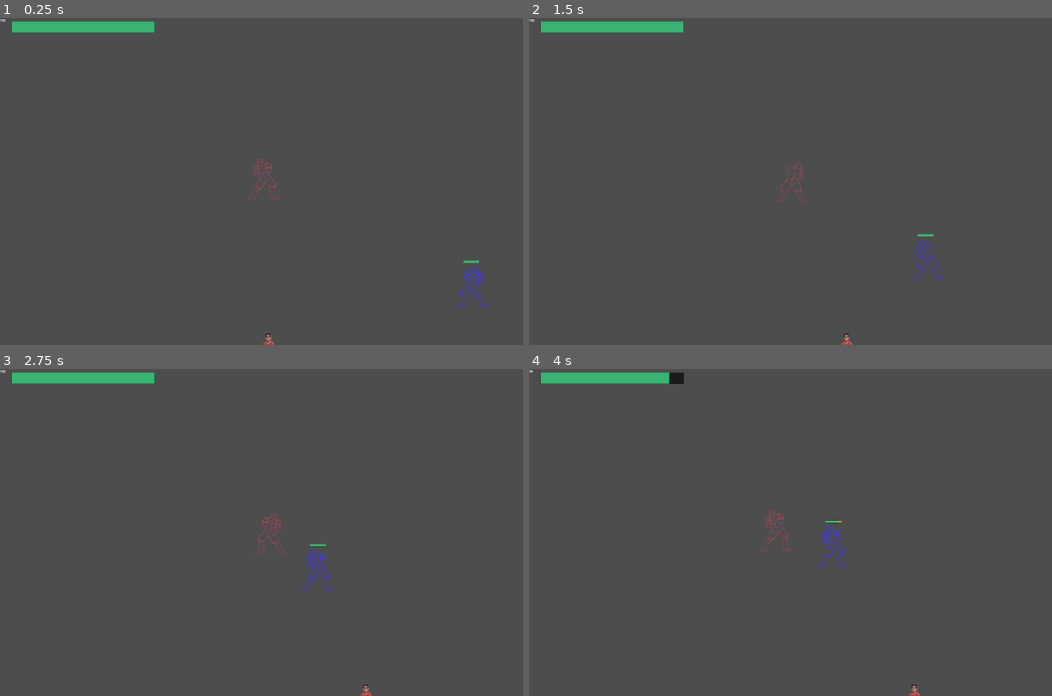
Above: before the commit, frames 1-4 (two rows, left to right).
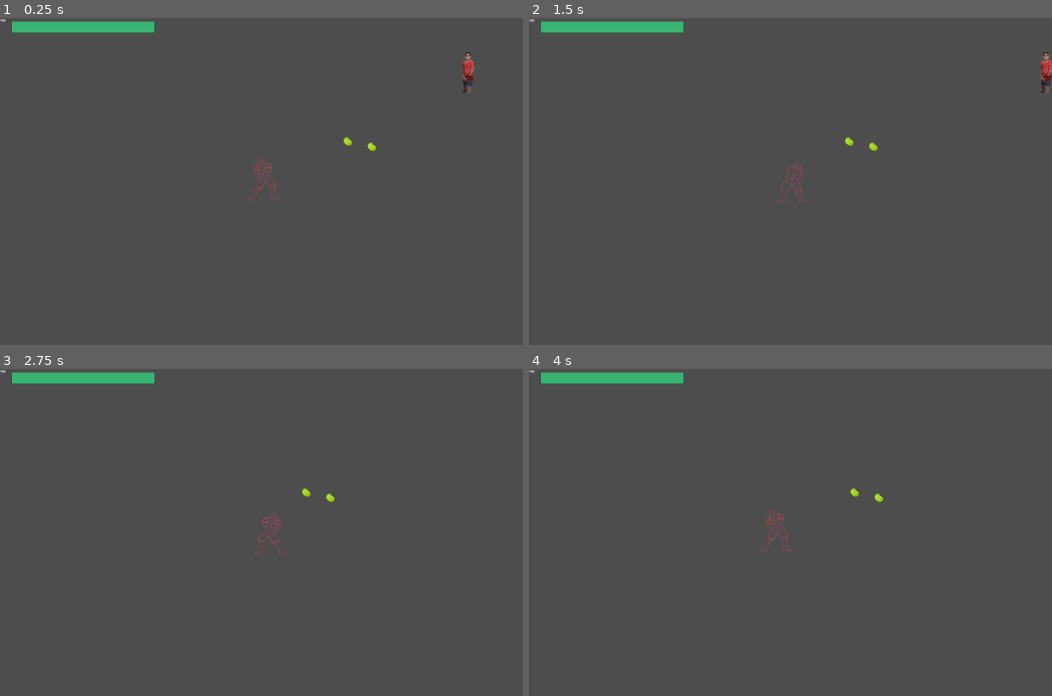
Above: after the commit, the same moments.

Repository: SanudaRanawaka/topdown
Game: Godot game, scene res://Levels/test_level.tscn
The game is run twice, just before and just after one commit, with the same random seed, the same clock (stepped at 60 frames per second) and the same inputs.
Inputs (mouse positions are in pixels of both pictures, inside the frame that each line leads up to):
- Up to frame 1 (0.25 s): no input
- Up to frame 2 (1.5 s): tap Enter (ui_accept) at 0.5, 0.77 s; move the mouse to (905, 165) at 0.52 s; hold D (move_right) 0.53-1.25 s; hold C (interact) 0.53-1.25 s; click (905, 165) at 0.67 s; drag from (685, 197) to (821, 174) at 1.27 s
- Up to frame 3 (2.75 s): move the mouse to (313, 460) at 2.02 s; hold D (move_right) from 2.03 s (still down); hold C (interact) from 2.03 s (still down); click (313, 460) at 2.1 s
- Up to frame 4 (4 s): release D (move_right) at 2.75 s; release C (interact) at 2.75 s; drag from (764, 597) to (806, 535) at 2.77 s; move the mouse to (947, 581) at 3.52 s; hold A (move_left) from 3.53 s (still down); hold C (interact) from 3.53 s (still down); tap Enter (ui_accept) at 3.77 s

The runs differ from the first frame. In frame 1, 0.5% of the frame differs, in the area x 48-94%, y 10-100%; in frame 2, 0.5%; in frame 3, 0.3%; in frame 4, 0.4%.

Commit message:
correctly highlights one interactble so far only tested for items

Diff:
--- a/Characters/InteractDetect.gd
+++ b/Characters/InteractDetect.gd
@@ -2,7 +2,8 @@
 var interact_list = []
 
 # CAN HAVE THIS DISABLED UNTIL PRESSED , BUT IF WE ALWAYS HAVE ACTIVE WE CAN MAKE TEXT APPEAR TO INTERACT AND STUFF
-signal interact_available(amount, knockback)
+
+signal no_interact
 
 
 func _on_area_entered(area):
@@ -12,3 +13,5 @@
 	var i = interact_list.find(area)
 	if i >=0:
 		interact_list.remove_at(i)
+	if interact_list.size() < 1:
+		emit_signal("no_interact")
--- /dev/null
+++ b/Characters/npc_gen.tscn
@@ -0,0 +1,30 @@
+[gd_scene load_steps=5 format=3 uid="uid://cb7hd0rjap887"]
+
+[ext_resource type="Script" path="res://NPC_gen.gd" id="1_4g0bm"]
+[ext_resource type="Texture2D" uid="uid://b2kft2qbmsfgh" path="res://Assets/WaRunStand1.png" id="2_gyl7q"]
+[ext_resource type="PackedScene" uid="uid://bqeh5nirfa15c" path="res://Characters/Utilities/hurtbox.tscn" id="3_te3q6"]
+
+[sub_resource type="RectangleShape2D" id="RectangleShape2D_ap274"]
+
+[node name="NPC_Gen" type="CharacterBody2D"]
+script = ExtResource("1_4g0bm")
+
+[node name="Sprite2D" type="Sprite2D" parent="."]
+texture = ExtResource("2_gyl7q")
+
+[node name="Timer" type="Timer" parent="."]
+
+[node name="Hurtbox" parent="." instance=ExtResource("3_te3q6")]
+position = Vector2(-93, -40)
+
+[node name="CollisionShape2D" type="CollisionShape2D" parent="."]
+scale = Vector2(10, 10)
+shape = SubResource("RectangleShape2D_ap274")
+
+[node name="Label" type="Label" parent="."]
+offset_left = -66.0
+offset_top = -573.0
+offset_right = 82.0
+offset_bottom = -461.0
+theme_override_font_sizes/font_size = 74
+text = "Talk"
--- a/Characters/player.gd
+++ b/Characters/player.gd
@@ -26,6 +26,7 @@
 var is_attacking = false
 var knockback_direction = Vector2.ZERO
 var knockback = Vector2.ZERO
+var nearest_item_test = null
 #---Variables End---#
 @onready var respawn_timer = $respawn
 @onready var input_dir = Vector2.ZERO
@@ -177,14 +178,23 @@
 	print("player activate chat")
 
 func highlight_interact():
-	if interact_detect.interact_list.size() < 1:
-		print("-1")
-	else:
-		var nearest_item = null
-		var item_dist = 4096
-		var item_dist_new = 4096
-		for i in interact_detect.interact_list:
-			item_dist_new = (i.get_parent().position - self.position).length()
-			if item_dist_new <= item_dist and item_dist_new > 0:
-				nearest_item = i
-		print(nearest_item)
+	var nearest_item = null
+	var item_dist = 4096
+	var item_dist_new = 4096
+	for i in interact_detect.interact_list:
+		item_dist_new = (i.get_parent().position - self.position).length()
+		if item_dist_new <= item_dist:
+			#if nearest_item != null:
+				#nearest_item.call_highlight(false)
+			nearest_item = i
+			#nearest_item.call_highlight(true)
+			if nearest_item != nearest_item_test and nearest_item_test != null :
+				nearest_item_test.call_highlight(false)
+	nearest_item_test = nearest_item
+	nearest_item_test.call_highlight(true)
+
+
+
+func _on_interact_detect_no_interact():
+	nearest_item_test.call_highlight(false)
+	nearest_item_test = null
--- a/Characters/player.tscn
+++ b/Characters/player.tscn
@@ -1178,3 +1178,4 @@
 [connection signal="took_damage" from="Hurtbox" to="." method="_on_hurtbox_took_damage"]
 [connection signal="area_entered" from="InteractDetect" to="InteractDetect" method="_on_area_entered"]
 [connection signal="area_exited" from="InteractDetect" to="InteractDetect" method="_on_area_exited"]
+[connection signal="no_interact" from="InteractDetect" to="." method="_on_interact_detect_no_interact"]
--- /dev/null
+++ b/Items/interactable_area.gd
@@ -0,0 +1,9 @@
+extends Area2D
+signal become_highlighted(indicator)
+
+# Called when the node enters the scene tree for the first time.
+
+
+# Called every frame. 'delta' is the elapsed time since the previous frame.
+func call_highlight(indicator):
+	emit_signal("become_highlighted", indicator)
--- a/Items/itemdrop.gd
+++ b/Items/itemdrop.gd
@@ -1,6 +1,13 @@
 extends CharacterBody2D
+@onready var sprite_2d = $Sprite2D
 
 var item_name
 
 func _ready():
 	item_name = "Senzu Bean"
+
+func _on_area_2d_become_highlighted(indicator):
+	if indicator:
+		sprite_2d.texture = load("res://Assets/item_icons/senzubeanH.png")
+	else:
+		sprite_2d.texture = load("res://Assets/item_icons/senzubean.png")
--- a/Items/itemdrop.tscn
+++ b/Items/itemdrop.tscn
@@ -1,7 +1,8 @@
-[gd_scene load_steps=5 format=3 uid="uid://ddhfoig5hd3sc"]
+[gd_scene load_steps=6 format=3 uid="uid://ddhfoig5hd3sc"]
 
 [ext_resource type="Script" path="res://Items/itemdrop.gd" id="1_0s55l"]
 [ext_resource type="Texture2D" uid="uid://cdec1tgfb1sja" path="res://Assets/item_icons/senzubean.png" id="1_l7d0c"]
+[ext_resource type="Script" path="res://Items/interactable_area.gd" id="3_0gn2b"]
 
 [sub_resource type="RectangleShape2D" id="RectangleShape2D_6my8q"]
 size = Vector2(13, 13.8333)
@@ -23,7 +24,10 @@
 [node name="Area2D" type="Area2D" parent="."]
 collision_layer = 4
 collision_mask = 0
+script = ExtResource("3_0gn2b")
 
 [node name="CollisionShape2D" type="CollisionShape2D" parent="Area2D"]
 scale = Vector2(3, 3)
 shape = SubResource("RectangleShape2D_vc7fi")
+
+[connection signal="become_highlighted" from="Area2D" to="." method="_on_area_2d_become_highlighted"]
--- a/Levels/test_level.tscn
+++ b/Levels/test_level.tscn
@@ -16,6 +16,7 @@
 
 [node name="Player" parent="." instance=ExtResource("1_xfni2")]
 z_index = 2
+position = Vector2(-966, 1373)
 
 [node name="Enemy" parent="." instance=ExtResource("2_hsetq")]
 z_index = 1
@@ -26,7 +27,7 @@
 
 [node name="NPC" parent="." instance=ExtResource("6_7dl6h")]
 z_index = 1
-position = Vector2(-44, 840)
+position = Vector2(-33, 837)
 
 [node name="Card" parent="." instance=ExtResource("7_ghcf8")]
 z_index = 1
--- /dev/null
+++ b/NPC_gen.gd
@@ -0,0 +1,73 @@
+extends CharacterBody2D
+
+@onready var timer = $Timer
+@onready var label = $Label
+
+const SPEED = 300.0
+var current_state = MOVE
+
+var direction = Vector2.RIGHT
+var start_pos
+
+var is_roaming = true
+var is_chatting = false
+
+var player = null
+var player_in_chat_zone = false
+
+enum {
+	IDLE,NEW_DIR,MOVE
+}
+
+func _ready():
+	is_roaming = true
+	start_pos = position
+	timer.start()
+	label.set_visible(false)
+
+func _process(delta):
+	#MIGHT BE BETTER TO HAVE A SIGNAL FROM PLAYER
+	if player_in_chat_zone:
+		if Input.is_action_just_pressed("interact"):
+			if !is_chatting:
+				chat()
+				if player != null:
+					player.activate_chat("warun_dialogue1")
+					print(player)
+			is_roaming = false
+			is_chatting = true
+			direction = Vector2.ZERO
+			current_state = IDLE
+	if is_roaming:
+		match current_state:
+			IDLE:
+				pass
+			NEW_DIR:
+				direction = choose([Vector2.RIGHT, Vector2.LEFT, Vector2.UP, Vector2.DOWN])
+			MOVE:
+				move(delta)
+
+
+func choose(array):
+	array.shuffle()
+	return array.front()
+
+func move(delta):
+	if !is_chatting:
+		position += direction * SPEED * delta
+
+
+func chat():
+	is_chatting = true
+	print("runs chat()")
+
+func _on_timer_timeout():
+	timer.wait_time = choose([0.5,1,1.5])
+	current_state = choose([IDLE, NEW_DIR, MOVE])
+
+	if !is_chatting:
+		timer.start()
+
+func interact_highlight():
+	print(self.name + " am Highlighted")
+	label.set_visible(true)
Binary file added: Assets/item_icons/senzubeanH.png
Not shown, added: Assets/item_icons/senzubeanH.png.import
